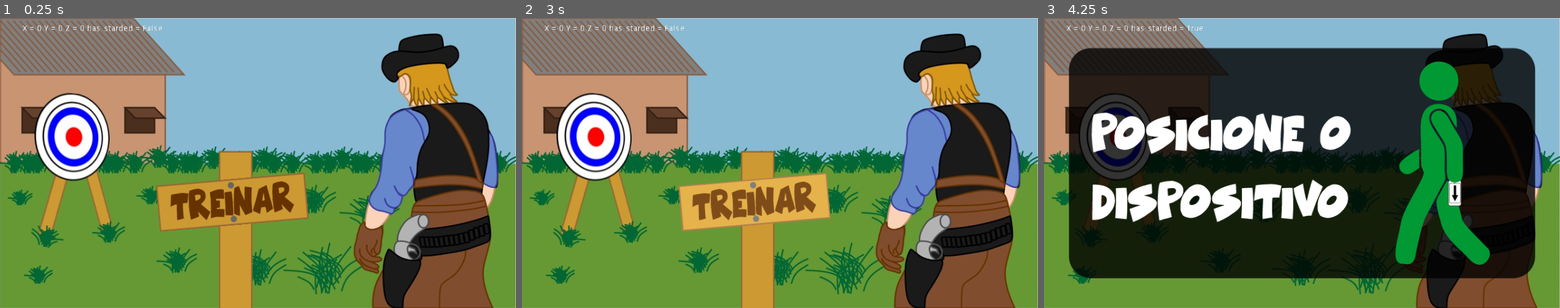
Above: before the commit, frames 1-3 (left to right).
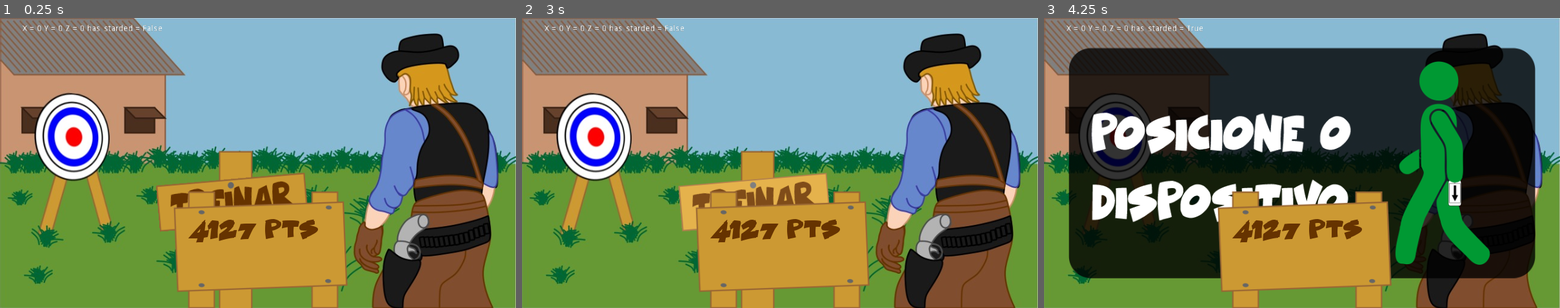
Above: after the commit, the same moments.

Repository: carlospazuzu/ProjetoFinalTEP
Game: Godot game, scene res://scenes/treino/TreinoScreen.tscn
Two runs of this game, one before a commit and one after it. Both use one fixed random seed, a clock stepped at 60 frames per second and the inputs below. This scene is started directly instead of the project's main scene.
Inputs (mouse positions are in pixels of both pictures, inside the frame that each line leads up to):
- Up to frame 1 (0.25 s): no input
- Up to frame 2 (3 s): tap Enter at 0.5, 2 s; move the mouse to (893, 148) at 0.52 s; click (893, 148) at 0.67 s; tap Space at 1.25, 2.75 s; move the mouse to (676, 177) at 1.27 s; click (676, 177) at 1.42 s; move the mouse to (831, 99) at 2.02 s; click (831, 99) at 2.17 s; move the mouse to (754, 221) at 2.77 s; click (754, 221) at 2.92 s
- Up to frame 3 (4.25 s): tap Enter at 3.5 s; move the mouse to (1456, 206) at 3.52 s; click (1456, 206) at 3.67 s

The runs differ from the first frame. In frame 1, 8.8% of the frame differs, in the area x 33-68%, y 59-100%; in frame 2, 9.5%; in frame 3, 11%.

Commit message:
doing post shoot score displays

Diff:
--- a/scenes/treino/TreinoScreen.gd
+++ b/scenes/treino/TreinoScreen.gd
@@ -30,7 +30,7 @@
 			is_in_right_position = false
 
 	if is_allowed_to_aim:
-		time_elapsed += delta * 100
+		time_elapsed += delta
 		if Input.get_accelerometer().x >= -1 and Input.get_accelerometer().x <= 1:
 			is_allowed_to_shoot = true
 		else:
@@ -56,6 +56,8 @@
 	$Bangg.visible = true
 	$RestartButton.visible = true
 	$HomeScreenButton.visible = true
+	$FinalScoreBoard.visible = true
+	$ShootTouchButton.visible = false
 
 func start_countdown():
 	$CountdownTimer.start()
@@ -80,10 +82,11 @@
 	if is_allowed_to_shoot:
 		$CountDownImage.visible = false
 		var final_score = (BASE_NUMBER / time_elapsed) * (100 - (abs(x) * 100))
-		$ScoreText.text = 'FINAL SCORE = ' + str(final_score)
+		$ScoreText.text = str(int(final_score)) + ' PTS'
+		$ReactionTimeText.text = 'REACAO: ' + str(time_elapsed)
+		$PrecisionText.text = 'PRECISAO: ' + str(int(100 - (abs(x) * 100)))+ '%'
 		$SoundFX.stream = sfx3
 		$SoundFX.play()
-		$ShootTouchButton.visible = false
 		show_final_score_itens()
 
 func _on_TreinarTouchButton_released():
--- a/scenes/treino/TreinoScreen.tscn
+++ b/scenes/treino/TreinoScreen.tscn
@@ -12,6 +12,20 @@
 [ext_resource path="res://resources/buttons/RepeatButtonPressed.png" type="Texture" id=10]
 [ext_resource path="res://resources/buttons/Bangg.png" type="Texture" id=11]
 [ext_resource path="res://resources/buttons/HomeScreenButtonPressed.png" type="Texture" id=12]
+[ext_resource path="res://resources/fonts/COMICAL CARTOON.TTF" type="DynamicFontData" id=13]
+[ext_resource path="res://resources/others/Score.png" type="Texture" id=14]
+
+[sub_resource type="DynamicFont" id=1]
+size = 20
+font_data = ExtResource( 13 )
+
+[sub_resource type="DynamicFont" id=2]
+size = 9
+font_data = ExtResource( 13 )
+
+[sub_resource type="DynamicFont" id=3]
+size = 9
+font_data = ExtResource( 13 )
 
 [node name="TreinoScreen" type="Node2D"]
 script = ExtResource( 5 )
@@ -54,15 +68,6 @@
 
 [node name="SoundFX" type="AudioStreamPlayer2D" parent="."]
 
-[node name="ScoreText" type="RichTextLabel" parent="."]
-margin_left = 59.0
-margin_top = 57.0
-margin_right = 417.0
-margin_bottom = 97.0
-__meta__ = {
-"_edit_use_anchors_": false
-}
-
 [node name="has_started_Text" type="RichTextLabel" parent="."]
 margin_left = 669.0
 margin_top = 4.0
@@ -88,6 +93,47 @@
 visible = false
 position = Vector2( 424, 161.807 )
 texture = ExtResource( 11 )
+
+[node name="FinalScoreBoard" type="Sprite" parent="."]
+position = Vector2( 430, 384 )
+texture = ExtResource( 14 )
+
+[node name="ScoreText" type="RichTextLabel" parent="."]
+margin_left = 310.0
+margin_top = 334.0
+margin_right = 561.0
+margin_bottom = 385.0
+rect_rotation = -1.51884
+custom_fonts/normal_font = SubResource( 1 )
+custom_colors/default_color = Color( 0.4, 0.2, 0, 1 )
+text = "4127 PTS"
+__meta__ = {
+"_edit_use_anchors_": false
+}
+
+[node name="ReactionTimeText" type="RichTextLabel" parent="."]
+margin_left = 333.0
+margin_top = 373.0
+margin_right = 537.0
+margin_bottom = 401.0
+rect_rotation = -2.74178
+custom_fonts/normal_font = SubResource( 2 )
+custom_colors/default_color = Color( 0.4, 0.2, 0, 1 )
+__meta__ = {
+"_edit_use_anchors_": false
+}
+
+[node name="PrecisionText" type="RichTextLabel" parent="."]
+margin_left = 342.0
+margin_top = 402.0
+margin_right = 529.0
+margin_bottom = 435.0
+rect_rotation = -3.82996
+custom_fonts/normal_font = SubResource( 3 )
+custom_colors/default_color = Color( 0.4, 0.2, 0, 1 )
+__meta__ = {
+"_edit_use_anchors_": false
+}
 [connection signal="released" from="TreinarTouchButton" to="." method="_on_TreinarTouchButton_released"]
 [connection signal="timeout" from="CountdownTimer" to="." method="_on_CountdownTimer_timeout"]
 [connection signal="pressed" from="ShootTouchButton" to="." method="_on_ShootTouchButton_pressed"]
Binary file added: resources/fonts/COMICAL CARTOON.TTF
Binary file added: resources/others/Score.png
Not shown, added: resources/others/Score.png.import
Not shown: 1 places in scenes/treino/TreinoScreen.tscn that only renumber resources
Not shown, changed: debug/BANGG!porra.apk
